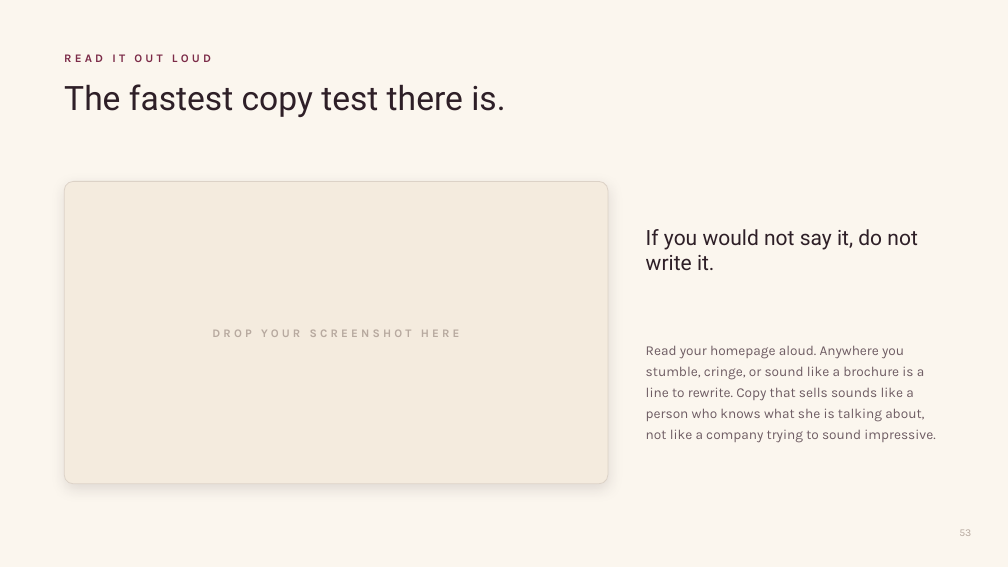
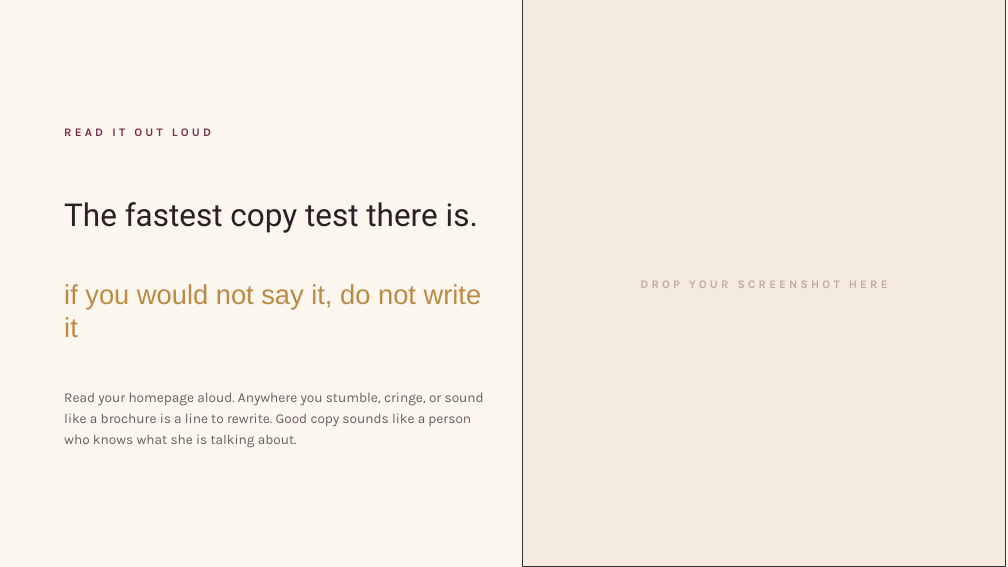
Before and after one commit to genasbury12/blb-site, a slide deck: slide 53 of BLB-Course-Deck-Template.pptx. Drawn at 1008x567 pixels with LibreOffice and Linux fonts; fonts in the diff are those of the drawing. Boxes give left, top, right and bottom in pixels: in the first picture for what was removed or moved away, otherwise in the second. Text is boxed around its words. In the diff, an @@ line names an element or a change of style, - is before the commit and + after.

```diff
--- a/BLB-Course-Deck-Template.pptx
+++ b/BLB-Course-Deck-Template.pptx
@@ rectangle added at (x1=523, y1=0, x2=1006, y2=567), fill #F4EBDE, outline #333333 1 pt @@
@@ text "READ IT OUT LOUD" moved from (x1=64, y1=54, x2=211, y2=62) to (x1=64, y1=128, x2=211, y2=136) @@
@@ text "The fastest copy test there ..." moved from (x1=64, y1=84, x2=505, y2=117) to (x1=64, y1=202, x2=478, y2=233) @@
@@ text "The fastest copy test there ..." at (x1=64, y1=202, x2=478, y2=233): size 32 to 30 pt; line spacing 38pt to 34pt; vertical alignment top to middle @@
@@ rounded rectangle removed at (x1=64, y1=181, x2=608, y2=484) @@
@@ text "DROP YOUR SCREENSHOT HERE" moved from (x1=212, y1=330, x2=460, y2=337) to (x1=640, y1=281, x2=888, y2=288) @@
@@ text "DROP YOUR SCREENSHOT HERE" at (x1=640, y1=281, x2=888, y2=288): text colour #B7A99F to #BCAEA2 @@
@@ text at (x1=64, y1=284, x2=482, y2=337): text changed; size 20 to 26 pt; font Roboto to Arial; text colour #2E1F27 to #BC8A47 @@
-If you would not say it, do not write it.
+if you would not say it, do not write it
@@ text at (x1=64, y1=392, x2=484, y2=448): text changed @@
-Read your homepage aloud. Anywhere you stumble, cringe, or sound like a brochure is a line to rewrite. Copy that sells sounds like a person who knows what she is talking about, not like a company trying to sound impressive.
+Read your homepage aloud. Anywhere you stumble, cringe, or sound like a brochure is a line to rewrite. Good copy sounds like a person who knows what she is talking about.
@@ text removed at (x1=959, y1=529, x2=971, y2=536) @@
-53
```
Also in this commit, not shown: 98 other slides changed, 1 slide added, 1 slide removed, 1 other file.
